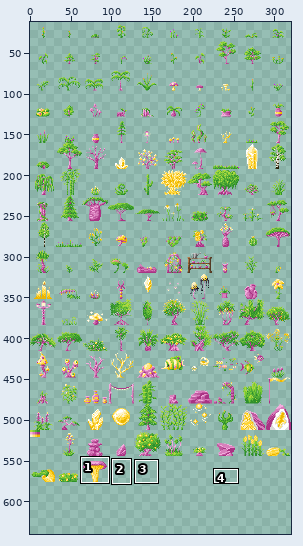
Two states of a sprite sheet, images/all_foliage.png. The first picture is a wide view before the edit; the outline marks the close-up.
Close-up. Old version:
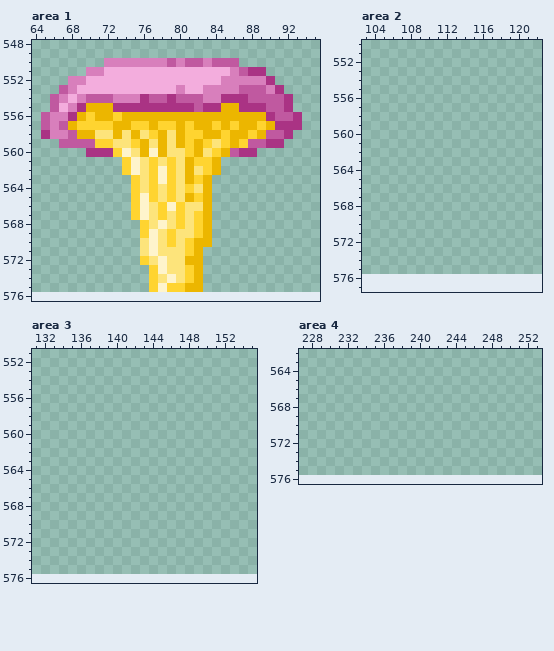
The file is 320x576 pixels. Pixels under 10% opacity are left out. Colours within 5 levels of each other are drawn and written as one. Shown: area 1: x 64..95, y 548..576; area 2: x 103..122, y 550..577; area 3: x 131..155, y 551..576; area 4: x 227..253, y 562..576. The old version is drawn lined up with the new one, on the new canvas. The wide view leaves out empty margins. The commit also changed other parts of the picture, which this record leaves out.
And afterwards:
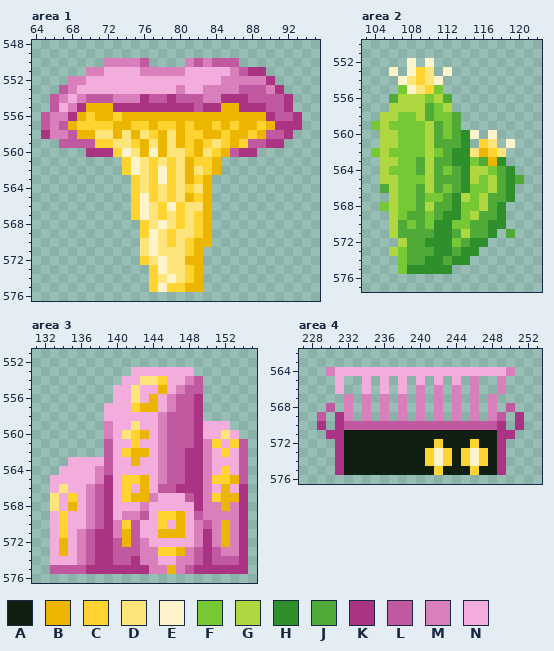
Palette (. is transparent): A #101f0f  B #ecb600  C #ffd430  D #fde47b  E #fef4cc  F #76c935  G #aed740  H #2f902b  J #50aa37  K #aa3384  L #c059a0  M #d87fbc  N #f3addd
Difference:
canvas 320x576 -> 320x640
Changed rows in their new state; - is an unchanged pixel.
Area 1:
first column x 76:
550 L....M
551 MMMMM-
Area 2:
first column x 104:
552 ----E-E----------
553 --E-ECD-E--------
554 ---EDCDE---------
555 ---FEDCF---------
556 --JGGGFGJ--------
557 --GGGGJFG--------
558 -GGFFGJFFJ-------
559 FGFFFFGJFJ-------
560 -GGFFFGJFJHE-E---
561 -GGFFFGJJJH-CD-E-
562 FGFFFFGFJHHDBCD--
563 -GGFFJGJJHHFJBH--
564 -GFFFJGJFJHGGFJH-
565 -GGFFFGJJJHGFGJHJ
566 -JGFFJGJFJHFFGJH-
567 --GFFJFFJHGFGJJH-
568 -FGFFJGJJHFFGJH--
569 --GFJJFJHHFGJJH--
570 --GJFJFHHFFJJHH--
571 --GJJJJHHJGJJH-J-
572 ---GJJHHHFJHH----
573 --GFJJJHHJHH-----
574 ---FJJHHJHH------
575 ---FHHHHH--------
Area 3:
first column x 133:
553 ---------NNNNNNN------
554 --------NNDDCNNML-----
555 -------NNDNNBNMLL-----
556 -------NNDNBNMLLK-----
557 ------NNNCBBNMLLK-----
558 ------NNNNNNMLLLK-----
559 ------MNNDNNMLLLKNNN--
560 ------MNDCBNMLLLKNNDN-
561 ------LNNCNNMLLLKMCNCL
562 ------LNCBBNMLLKKMNCNL
563 --NNNNLNNBNNMLLKKMNNNL
564 -NNNNMLNNNNNMLLKKMNCNL
565 NNNNNMKNCCBNMLLKKMCCBL
566 NDNNMLKNCNBNLLKKKMNBNK
567 DNCNMLKNCBBMNNNLKMCBBK
568 DNBNMLKNNNMNNNNNKMMBMK
569 NCNNMLKNMMLNCCBNLMMMMK
570 NCNNMLKMCLNNCNBNMLMBMK
571 NCNMLKKMBLNNBBBNMKMBMK
572 NBNMLKKLBLMNNNNNMKMBMK
573 NBNMLKKLLLMMCCBMLKLMMK
574 NNNMLKKLLKMMNNMMLKLLLK
575 LLLLKKKKKKKMMBMLKKKKKK
Area 4:
first column x 229:
564 -MNNNNNNNNNNNNNNNNNNNM-
565 --N--N-N-N-N-N-N-M--M--
566 --N--N-N-N-M-M-M-M--M--
567 ---M-M-M-M-M-M-M-M-M---
568 -L-M-M-M-M-M-M-M-M-M-L-
569 L-KM-M-M-M-M-M-M-M-ML-K
570 K-KLLLLLLLLLLLLLLLLLK-K
571 -KKAAAAAAAAAAAAAAAAAKK-
572 --KAAAAAAAAAACAAACAAK--
573 --KAAAAAAAAACECACECAK--
574 --KAAAAAAAAACECACECAK--
575 --KAAAAAAAAAACAAACAAK--
